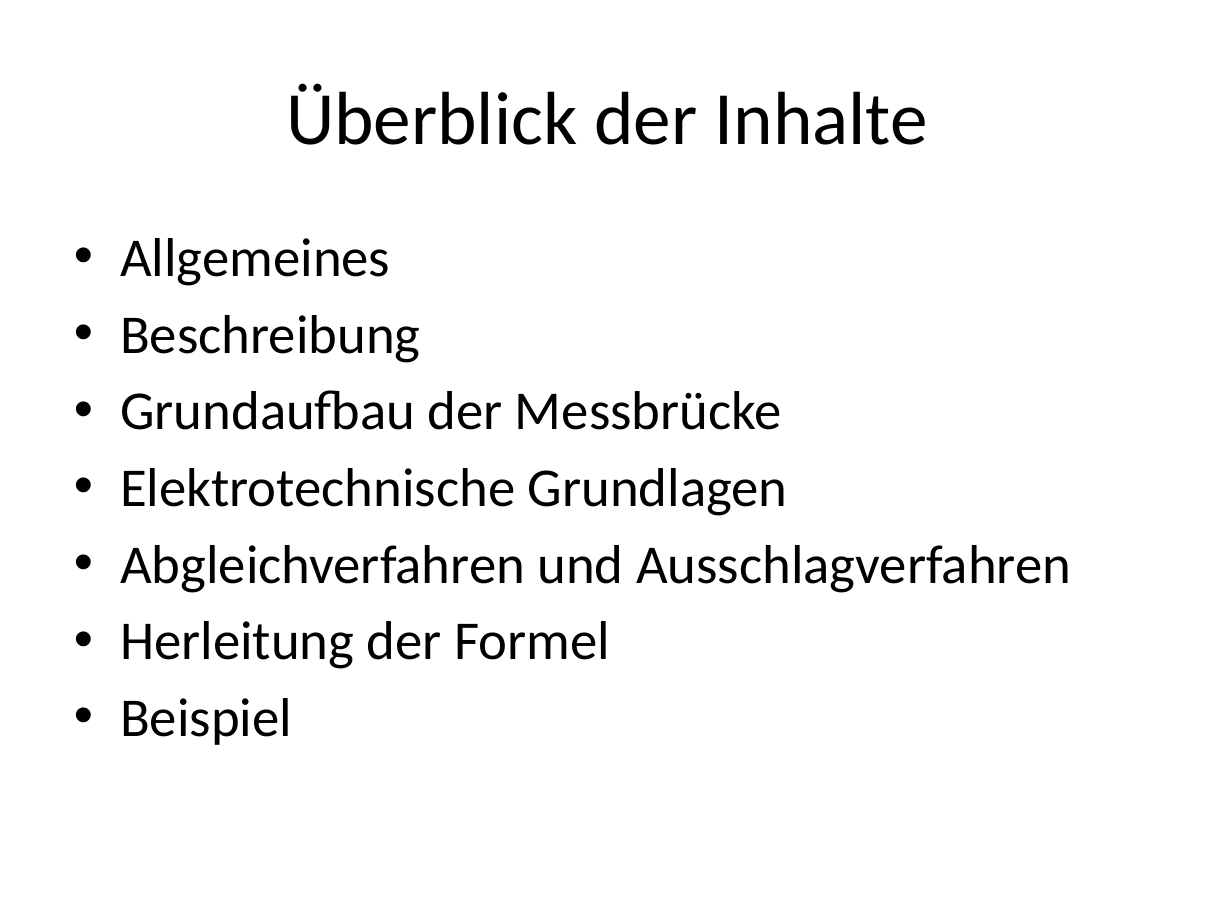
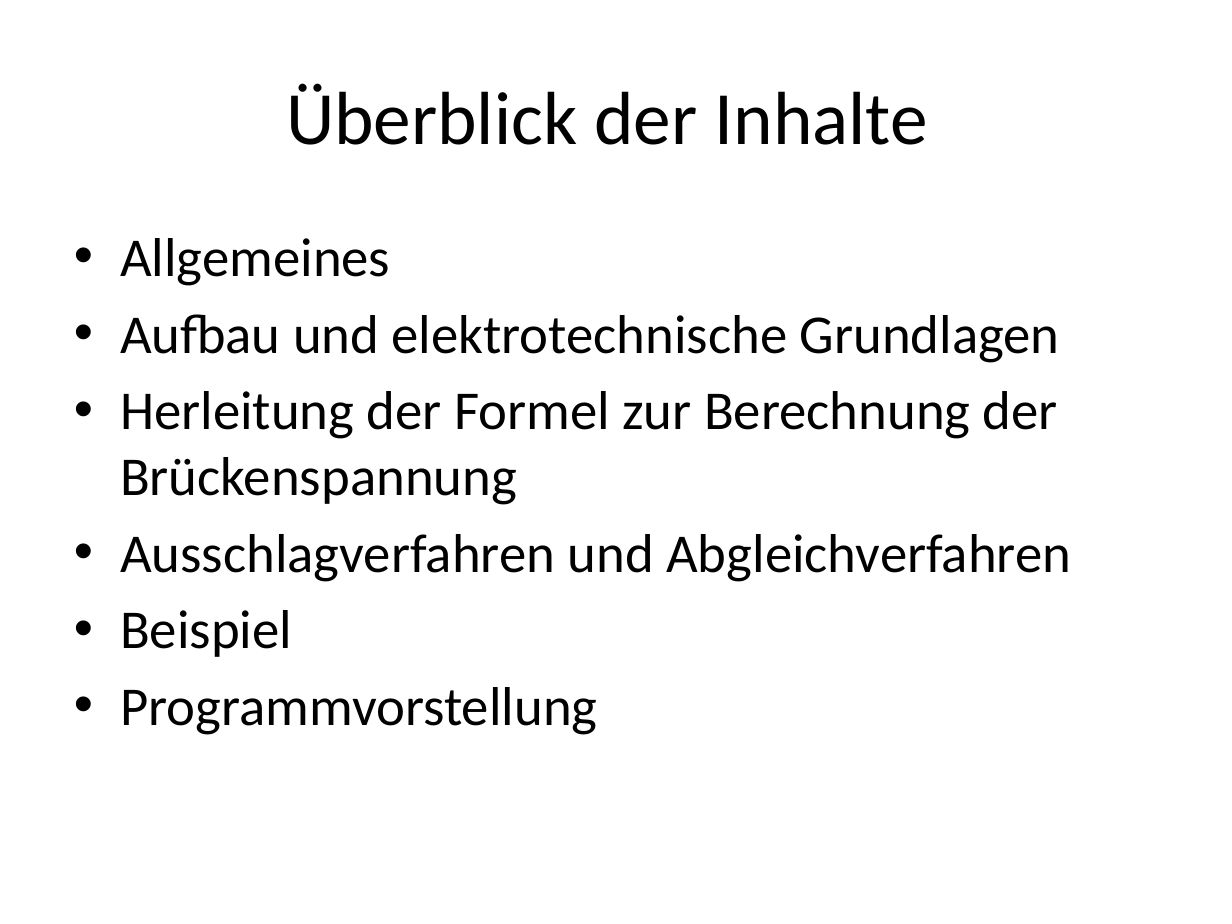
Before and after one commit to Moldavis/foo, a slide deck: slide 2 of Die Wheatstonsche Messbrücke.pptx. Drawn at 1232x924 pixels with LibreOffice and Linux fonts; fonts in the diff are those of the drawing. Boxes give left, top, right and bottom in pixels: in the first picture for what was removed or moved away, otherwise in the second. Text is boxed around its words. In the diff, an @@ line names an element or a change of style, - is before the commit and + after.

```diff
--- a/Die Wheatstonsche Messbrücke.pptx
+++ b/Die Wheatstonsche Messbrücke.pptx
@@ text at <box>120,314,1071,582</box>: text changed @@
-• Beschreibung
-• Grundaufbau der Messbrücke
-• Elektrotechnische Grundlagen
-• Abgleichverfahren und Ausschlagverfahren
-• Herleitung der Formel
+• Aufbau und elektrotechnische Grundlagen
+• Herleitung der Formel zur Berechnung der Brückenspannung
+• Ausschlagverfahren und Abgleichverfahren
@@ text at <box>120,687,597,735</box>: paragraph added @@
+• Programmvorstellung
```
Also in this commit, not shown: 2 other slides changed, 5 slides added, 2 slides removed, 3 other files.
